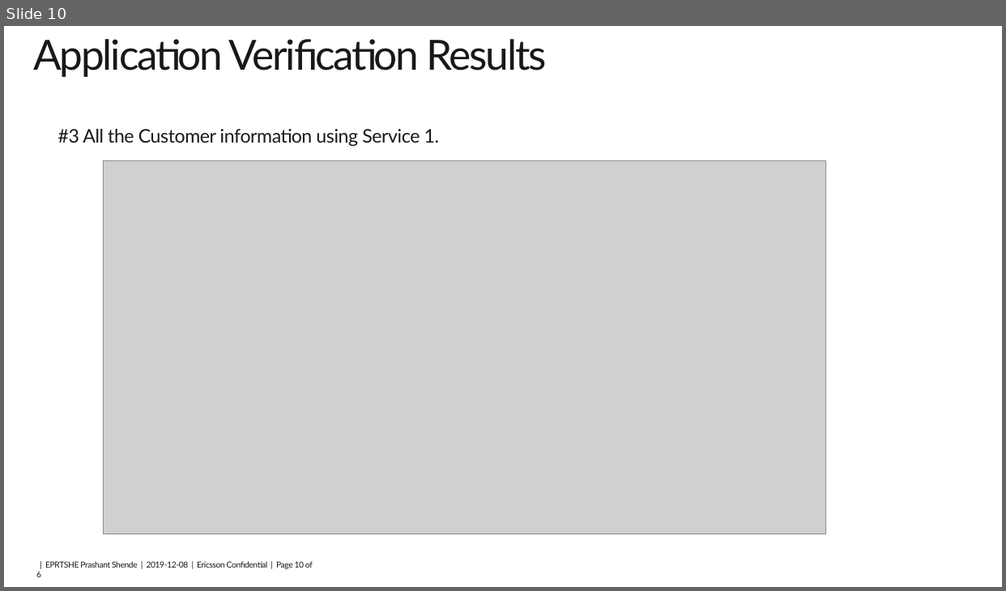
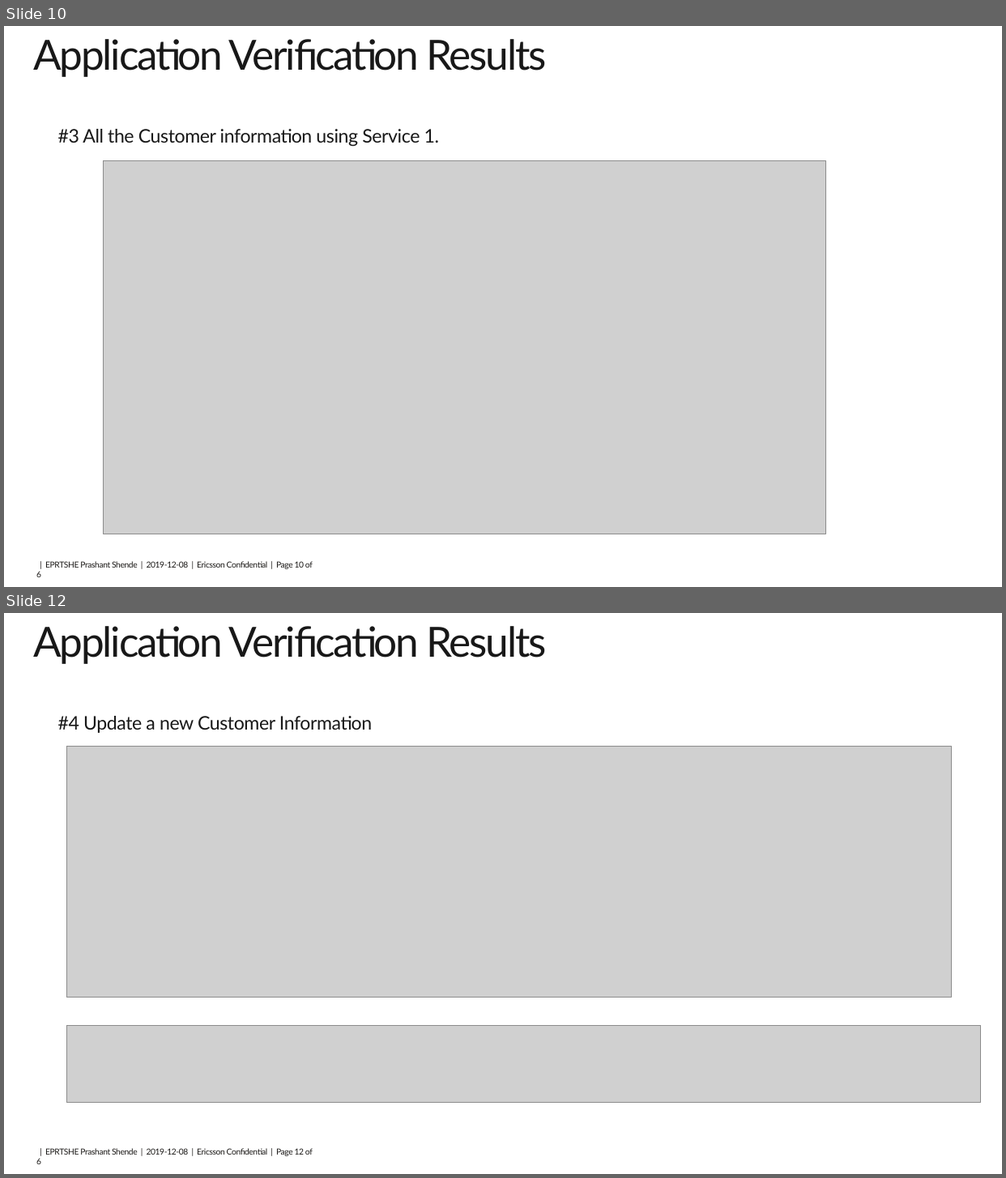
Before and after one commit to Subzzy/subhayuRepository, a slide deck: BC_1.pptx. Shown one above the other, each under a label of ours: slide 10 before the commit, slides 10 and 12 after it; the slides between them are not shown. The pictures are 1006x591 and 1006x1178 pixels, drawn with LibreOffice and Linux fonts; fonts in the diff are those of the drawing; grey boxes stand for pictures; background and template pictures are left out. Boxes give left, top, right and bottom in pixels: in the first picture for what was removed or moved away, otherwise in the second. Text is boxed around its words. In the diff, an @@ line names an element or a change of style, - is before the commit and + after.

```diff
--- a/BC_1.pptx
+++ b/BC_1.pptx
@@ slide 12 added at (4, 613, 1002, 1174), background #FFFFFF; not listed: 1 template element that a slide beside it also shows @@
@@ title added at (33, 626, 547, 664), 40 pt, text #181818 @@
+Application Verification Results
@@ text added at (58, 716, 372, 733), 18 pt, text #181818 @@
+#4 Update a new Customer Information
@@ picture added at (67, 747, 952, 998) @@
@@ picture added at (67, 1025, 981, 1102) @@
```
Also in this commit, not shown: 5 slides changed.
